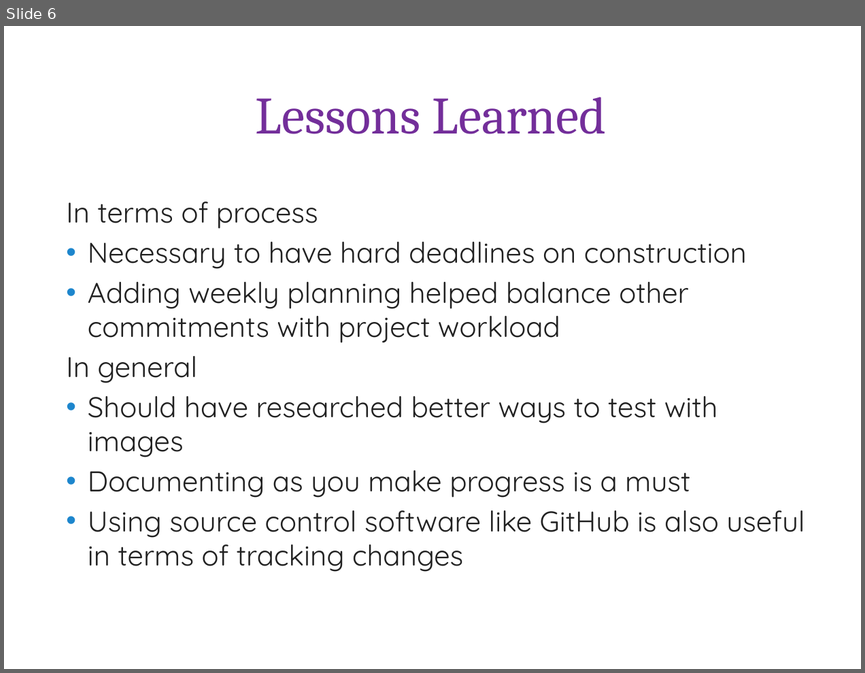
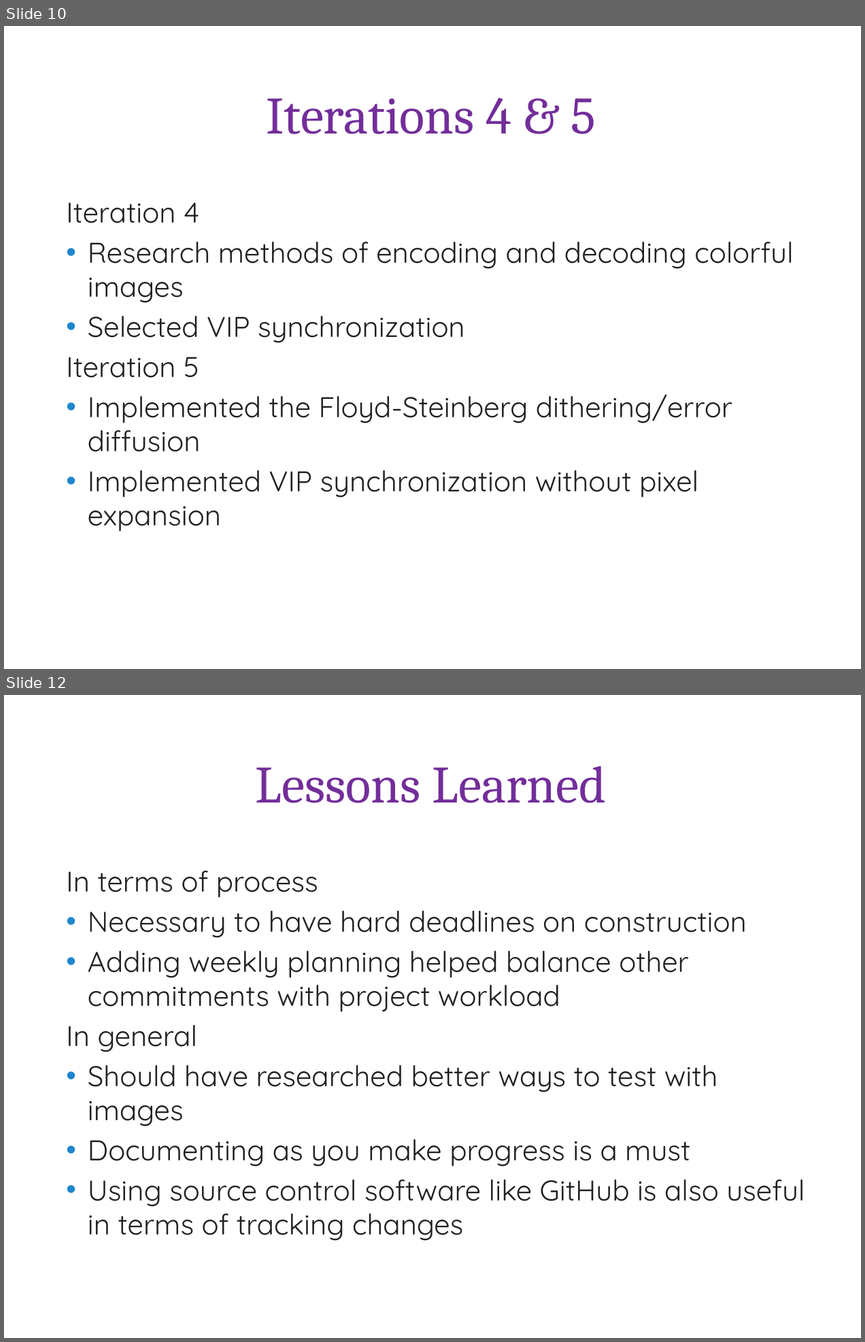
Before and after one commit to amh0029/Masters_Proj, a slide deck: Documentation/MastersDefense.pptx. Shown one above the other, each under a label of ours: slide 6 before the commit, slides 10 and 12 after it; the slides between them are not shown. The pictures are 865x673 and 865x1342 pixels, drawn with LibreOffice and Linux fonts; fonts in the diff are those of the drawing; background and template pictures are left out. Boxes give left, top, right and bottom in pixels: in the first picture for what was removed or moved away, otherwise in the second. Text is boxed around its words. In the diff, an @@ line names an element or a change of style, - is before the commit and + after.

```diff
--- a/Documentation/MastersDefense.pptx
+++ b/Documentation/MastersDefense.pptx
@@ slide 10 added at (x1=4, y1=26, x2=861, y2=669), background picture (left out); not listed: 3 template elements that a slide beside it also shows @@
@@ title added at (x1=266, y1=97, x2=596, y2=134), 44 pt, text #732E9A @@
+Iterations 4 & 5
@@ text added at (x1=66, y1=202, x2=793, y2=531), 24 pt, text #212121 @@
+Iteration 4
+• Research methods of encoding and decoding colorful images
+• Selected VIP synchronization
+Iteration 5
+• Implemented the Floyd-Steinberg dithering/error diffusion
+• Implemented VIP synchronization without pixel expansion
@@ what was slide 6 is now slide 12 @@
```
Also in this commit, not shown: 6 other slides added.
